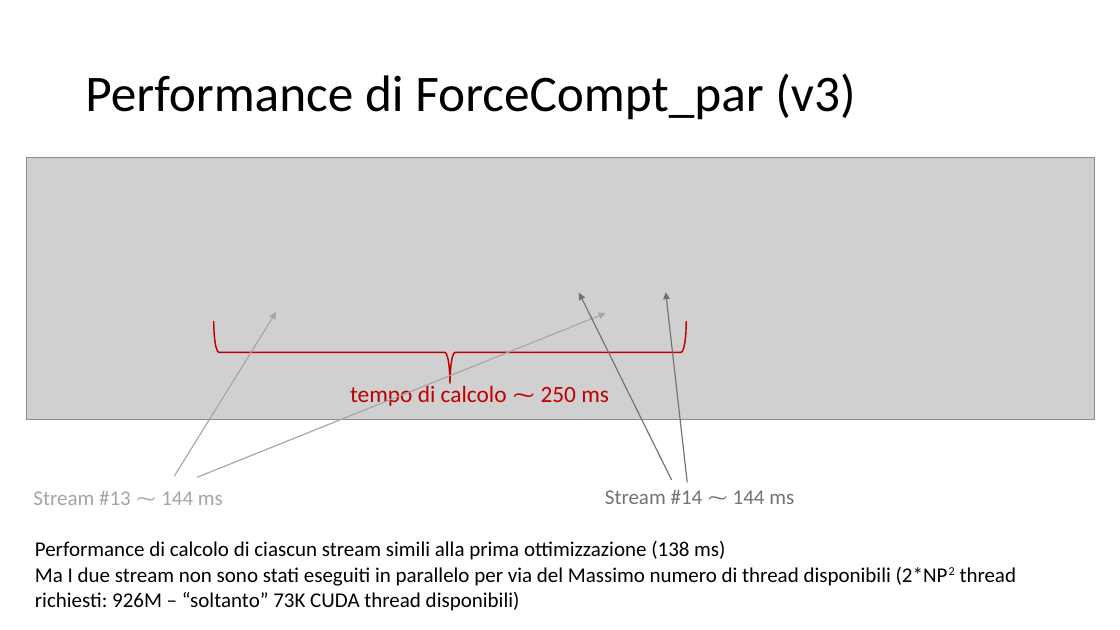
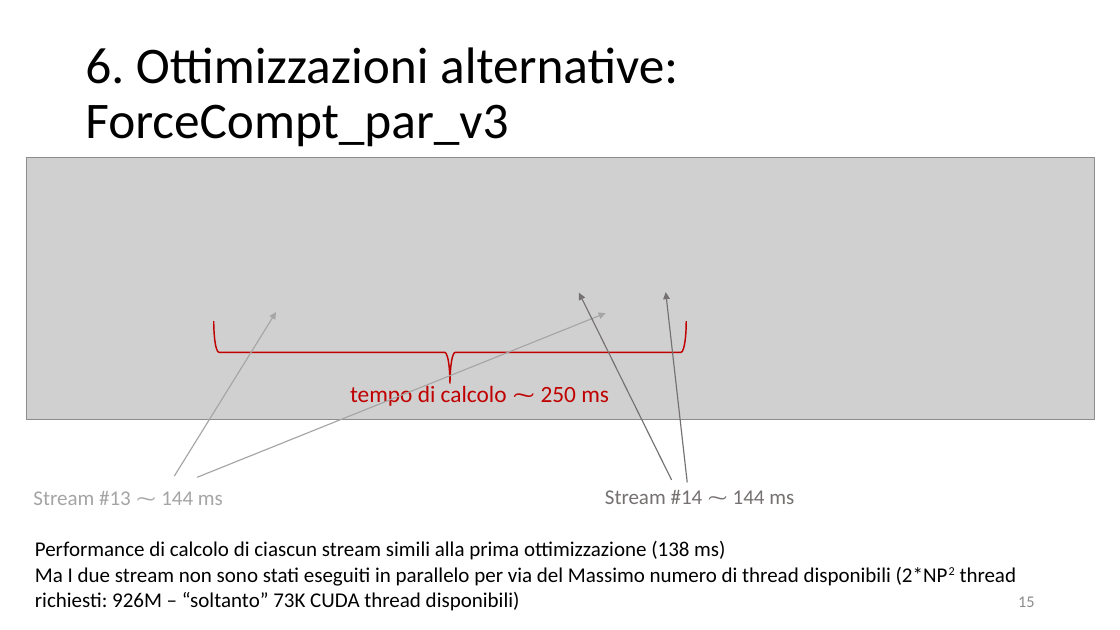
Before and after one commit to piepor/particles-simulation-parallel, a slide deck: slide 15 of presentazione/presentazione.pptx (slide 14 before the commit). Drawn at 1120x630 pixels with LibreOffice and Linux fonts; fonts in the diff are those of the drawing; grey boxes stand for pictures. Boxes give left, top, right and bottom in pixels: in the first picture for what was removed or moved away, otherwise in the second. Text is boxed around its words. In the diff, an @@ line names an element or a change of style, - is before the commit and + after.

```diff
--- a/presentazione/presentazione.pptx
+++ b/presentazione/presentazione.pptx
@@ title at bbox=[85, 47, 678, 147]: text changed @@
-Performance di ForceCompt_par (v3)
+6. Ottimizzazioni alternative:
+ForceCompt_par_v3
@@ page number added at bbox=[1018, 596, 1035, 607], 14 pt, text #8C8C8C @@
+15
```
Also in this commit, not shown: 16 other slides changed, 3 slides added, 4 other files.
